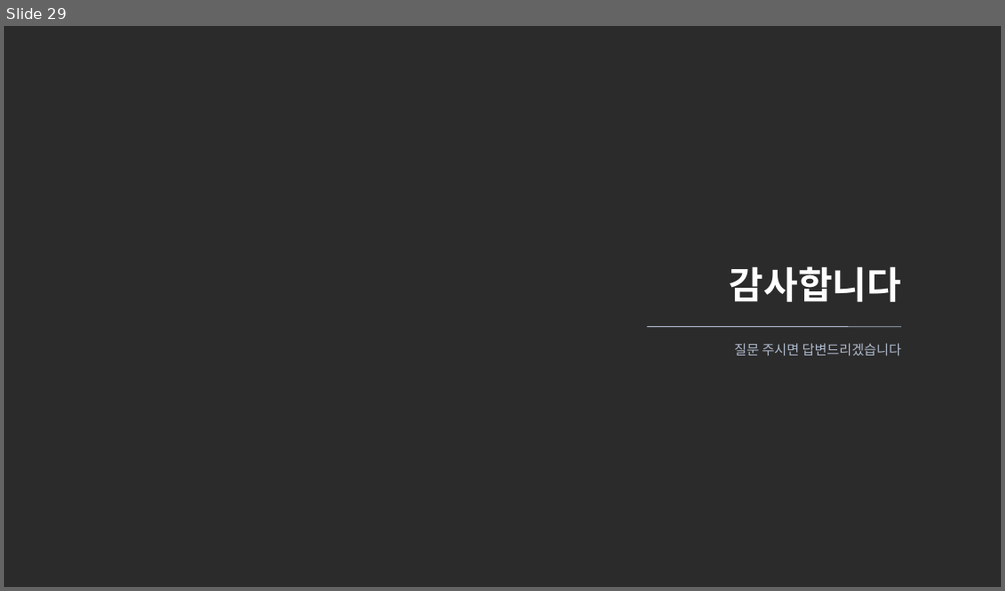
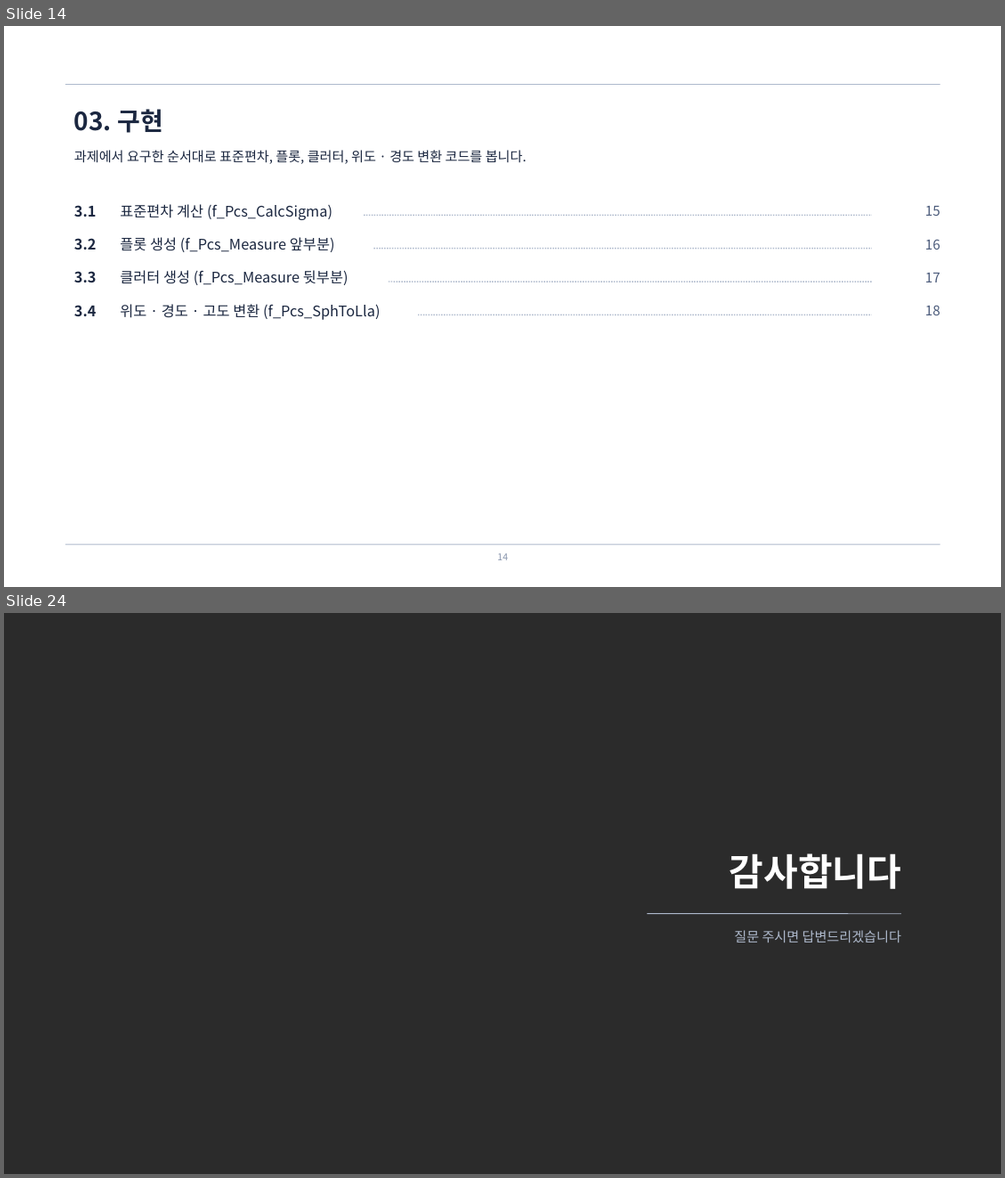
Before and after one commit to harley-hwan/radar-sw-study, a slide deck: Part4_Plot_Clutter_Sim/ref/산출물/Chapter4_PlotClutterSim.pptx. Shown one above the other, each under a label of ours: slide 29 before the commit, slides 14 and 24 after it; the slides between them are not shown. The pictures are 1005x591 and 1005x1178 pixels, drawn with LibreOffice and Linux fonts; fonts in the diff are those of the drawing; background and template pictures are left out; a plain dark background stands for a picture behind light text. Boxes give left, top, right and bottom in pixels: in the first picture for what was removed or moved away, otherwise in the second. Text is boxed around its words. In the diff, an @@ line names an element or a change of style, - is before the commit and + after.

```diff
--- a/Part4_Plot_Clutter_Sim/ref/산출물/Chapter4_PlotClutterSim.pptx
+++ b/Part4_Plot_Clutter_Sim/ref/산출물/Chapter4_PlotClutterSim.pptx
@@ slide 14 added at box(4, 26, 1001, 587), background #FFFFFF @@
@@ line added from (65, 85) to (940, 85), #AEB9CC 0.75 pt @@
@@ text added at box(74, 109, 163, 133), 24 pt, text #1B2740, bold @@
+03. 구현
@@ text added at box(74, 150, 526, 164), 13 pt, text #1B2740 @@
+과제에서 요구한 순서대로 표준편차, 플롯, 클러터, 위도 · 경도 변환 코드를 봅니다.
@@ text added at box(74, 205, 97, 216), 14 pt, text #1B2740, bold @@
+3.1
@@ text added at box(120, 204, 332, 220), 14 pt, text #1B2740 @@
+표준편차 계산 (f_Pcs_CalcSigma)
@@ text added at box(925, 206, 940, 216), 13 pt, text #4A5A7A @@
+15
@@ text added at box(74, 238, 97, 249), 14 pt, text #1B2740, bold @@
+3.2
@@ text added at box(120, 237, 335, 252), 14 pt, text #1B2740 @@
+플롯 생성 (f_Pcs_Measure 앞부분)
@@ line added from (364, 216) to (872, 216), #AEB9CC 1.25 pt dashed @@
@@ text added at box(925, 239, 940, 249), 13 pt, text #4A5A7A @@
+16
@@ line added from (374, 248) to (872, 248), #AEB9CC 1.25 pt dashed @@
@@ text added at box(74, 271, 97, 282), 14 pt, text #1B2740, bold @@
+3.3
@@ text added at box(120, 270, 348, 285), 14 pt, text #1B2740 @@
+클러터 생성 (f_Pcs_Measure 뒷부분)
@@ line added from (388, 281) to (872, 281), #AEB9CC 1.25 pt dashed @@
@@ text added at box(925, 273, 940, 282), 13 pt, text #4A5A7A @@
+17
@@ text added at box(74, 305, 97, 316), 14 pt, text #1B2740, bold @@
+3.4
@@ text added at box(120, 304, 380, 320), 14 pt, text #1B2740 @@
+위도 · 경도 · 고도 변환 (f_Pcs_SphToLla)
@@ line added from (418, 314) to (872, 314), #AEB9CC 1.25 pt dashed @@
@@ text added at box(925, 305, 940, 315), 13 pt, text #4A5A7A @@
+18
@@ line added from (65, 544) to (940, 544), #AEB9CC 0.75 pt @@
@@ page number added at box(497, 553, 508, 560), 9 pt, text #8794AC @@
+14
@@ what was slide 29 is now slide 24 @@
```
Also in this commit, not shown: 12 slides changed, 9 other slides added, 15 slides removed, 9 other files.
